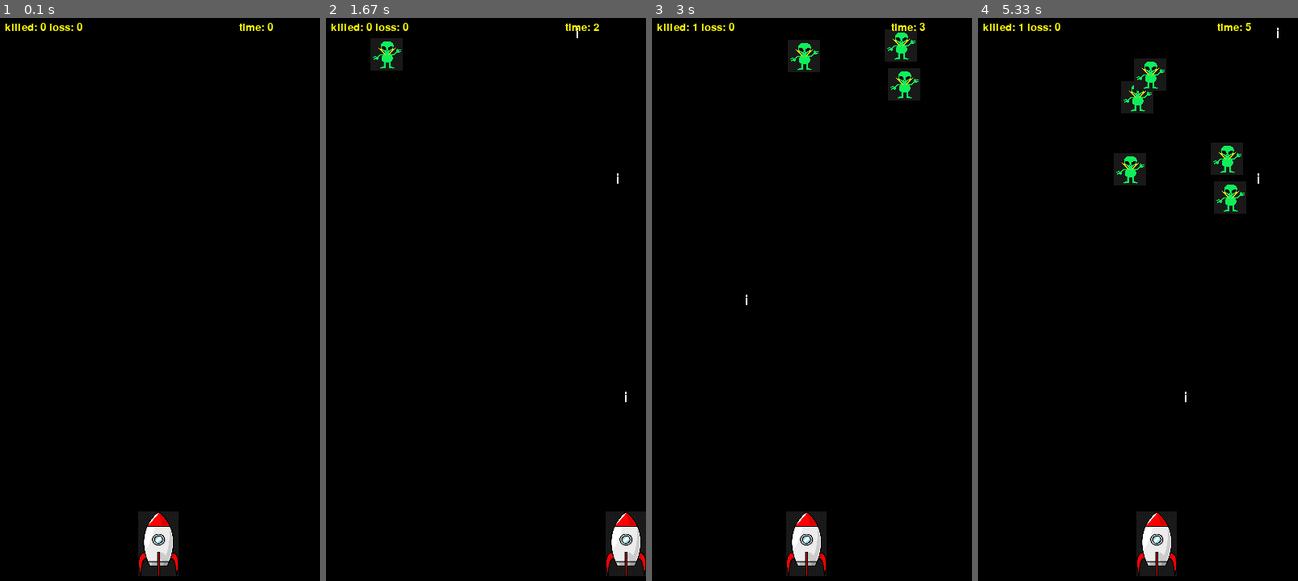
Above: before the commit, frames 1-4 (left to right).
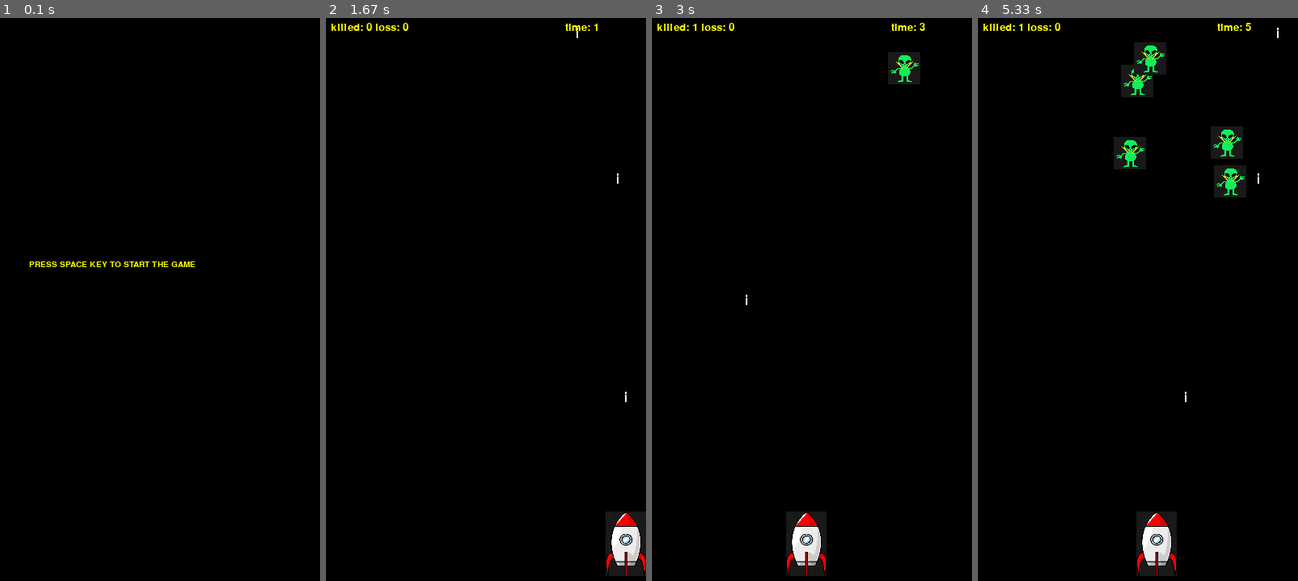
Above: after the commit, the same moments.

Repository: twoyu0830/Python_Practice
Game: pygame game, started from pygame_practice2.py
Same seed, same stepped clock (60 frames per second), same inputs: the game is played once before the commit and once after it.
Inputs:
- Up to frame 1 (0.1 s): no input
- Up to frame 2 (1.67 s): tap Space at 0.33, 0.73, 1.03, 1.23, 1.53 s; hold Right 0.67-1.13 s; hold Right 1.17-1.63 s
- Up to frame 3 (3 s): hold Left 1.67-2.2 s; tap Space at 1.73, 2.03, 2.3, 2.6, 2.73 s; hold Left 2.23-2.63 s; hold Right from 2.67 s (still down)
- Up to frame 4 (5.33 s): tap Space at 3.03, 3.4, 3.7, 3.9, 4.2, 4.4, 4.7, 4.9, 5.2 s; release Right at 3.3 s; hold Left 3.33-3.8 s; hold Right 3.83-4.3 s; hold Right 4.33-4.8 s; hold Left from 4.83 s (still down)

The runs differ from the first frame. In frame 1, 1.6% of the frame differs, in the area x 1-86%, y 0-100%; in frame 2, 0.6%; in frame 3, 1.5%; in frame 4, 2.8%, in the area x 42-84%, y 4-35%.

Commit message:
Shooting Game

Diff:
--- a/pygame_practice2.py
+++ b/pygame_practice2.py
@@ -61,6 +61,21 @@
 
 kill = 0
 loss = 0
+
+# 4-0. 게임 대기 화면
+SB = 0
+while SB == 0:
+    clock.tick(60)
+    for event in pygame.event.get():
+        if event.type == pygame.KEYDOWN:
+            if event.key == pygame.K_SPACE:
+                SB = 1
+    screen.fill(black)
+    font = pygame.font.Font('C:/windows/Fonts/h8514sys.fon', 15)
+    text = font.render('PRESS SPACE KEY TO START THE GAME', True, (255, 255, 0))
+    screen.blit(text, (40, size[1] / 2 - 50))
+    pygame.display.flip()
+
 # 4. 메인 이벤트
 start_time = datetime.now()
 SB = 0
